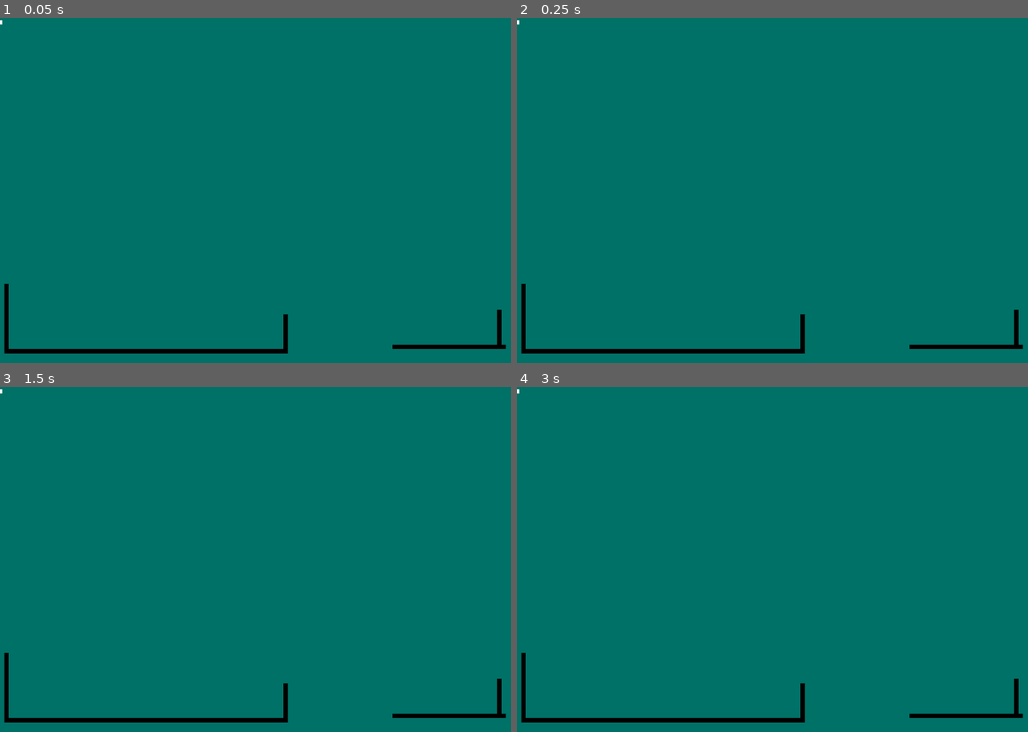
Above: before the commit, frames 1-4 (two rows, left to right).
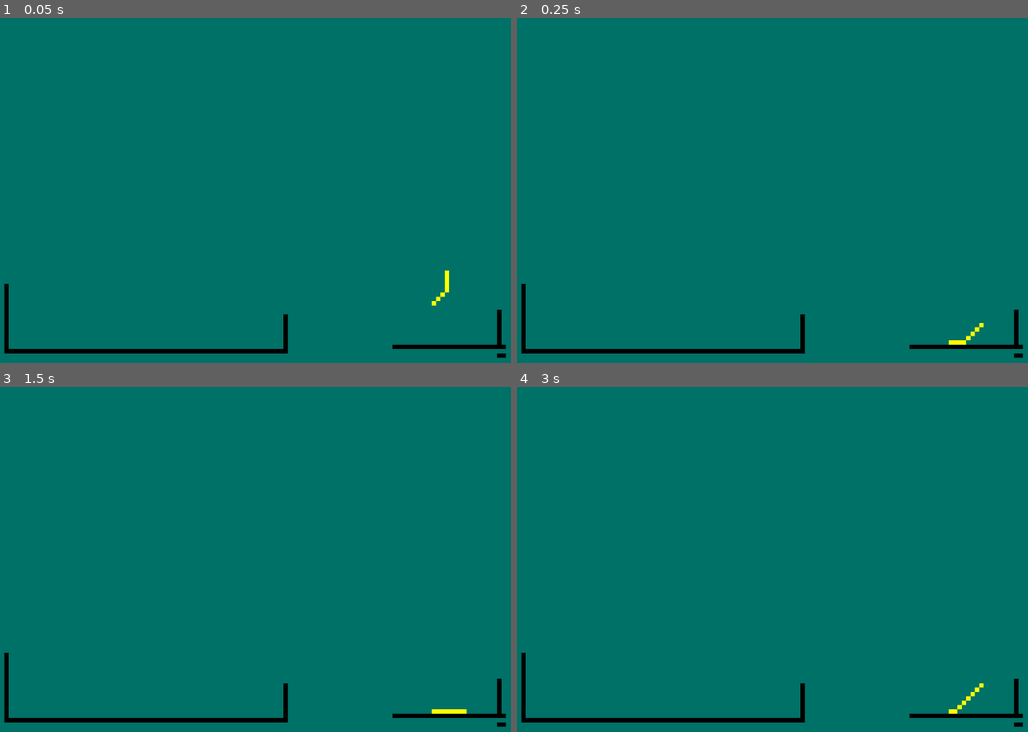
Above: after the commit, the same moments.

Repository: RaddCoder76/4.0SandSIm
Game: Godot game, scene res://Scenes/Main.tscn
Same seed, same stepped clock (60 frames per second), same inputs: the game is played once before the commit and once after it.
Inputs:
- Up to frame 1 (0.05 s): no input
- Up to frame 2 (0.25 s): no input
- Up to frame 3 (1.5 s): tap Q (q) at 0.6, 1.35 s; tap Enter at 1.25 s
- Up to frame 4 (3 s): tap R (Restart) at 2, 2.75 s; tap Q (q) at 2.1, 2.85 s

The runs differ from the first frame. In frame 1, 0.1% of the frame differs, in the area x 0-100%, y 0-99%; in frame 2, 0.1%; in frame 3, 0.1%; in frame 4, 0.1%.

Commit message:
Sand Falls

Diff:
--- a/Sand Sim/Global.gd
+++ b/Sand Sim/Global.gd
@@ -15,3 +15,9 @@
 		DEBUG_MODE = !DEBUG_MODE
 	if Input.is_action_just_pressed("Restart"):
 		get_tree().reload_current_scene()
+
+func _physics_process(delta):
+	#return
+	for p in particleList:
+		if p.CANMOVE:
+			p.CallFrame()
--- a/Sand Sim/Scenes/Main.tscn
+++ b/Sand Sim/Scenes/Main.tscn
@@ -584,12 +584,12 @@
 
 [node name="Particle64" parent="FLOOR" instance=ExtResource("1_6l82e")]
 modulate = Color(0, 0, 0, 1)
-position = Vector2(908, 604)
+position = Vector2(916, 620)
 CANMOVE = false
 
 [node name="Particle65" parent="FLOOR" instance=ExtResource("1_6l82e")]
 modulate = Color(0, 0, 0, 1)
-position = Vector2(916, 604)
+position = Vector2(924, 620)
 CANMOVE = false
 
 [node name="Particle66" parent="FLOOR" instance=ExtResource("1_6l82e")]
@@ -629,3 +629,24 @@
 
 [node name="Particle40" parent="." instance=ExtResource("1_6l82e")]
 position = Vector2(796, 500)
+
+[node name="Particle41" parent="." instance=ExtResource("1_6l82e")]
+position = Vector2(796, 492)
+
+[node name="Particle42" parent="." instance=ExtResource("1_6l82e")]
+position = Vector2(796, 484)
+
+[node name="Particle43" parent="." instance=ExtResource("1_6l82e")]
+position = Vector2(796, 476)
+
+[node name="Particle44" parent="." instance=ExtResource("1_6l82e")]
+position = Vector2(796, 468)
+
+[node name="Particle45" parent="." instance=ExtResource("1_6l82e")]
+position = Vector2(796, 460)
+
+[node name="Particle46" parent="." instance=ExtResource("1_6l82e")]
+position = Vector2(796, 452)
+
+[node name="Particle47" parent="." instance=ExtResource("1_6l82e")]
+position = Vector2(796, 444)
--- a/Sand Sim/Scenes/Particles/Particle.gd
+++ b/Sand Sim/Scenes/Particles/Particle.gd
@@ -1,82 +1,57 @@
 extends Area2D
 
-# 0 = false
 
-# !0 = true
+#CONSTANT VARS
+@export var CANMOVE = true
+
+
+var rnd = RandomNumberGenerator.new()
+@export var timeSinceLastMove = 0
+var hasMoved = true
 
 
 
-
-#CONSTANT VARS
-
-@export var CANMOVE = true
-
-@onready var ani = $AnimationPlayer
-var rnd = RandomNumberGenerator.new()
-var timeSinceLastMove = 0
-var hasMoved = true
+# position = Vector2(), exclude = [], collision_mask = 4294967295, collide_with_bodies/areas = false/true,
 
 
-var iMoved = false
-
-# position = Vector2(), exclude = [], collision_mask = 4294967295, collide_with_bodies/areas = false/true,
-var _point = PhysicsPointQueryParameters2D.new()
-
+#@@@@@@@@@@@@@@@@@@@@@@@@@@@@@@@@@@@@@@@@@@@@@@@@@@@@@@@@@@@@@@@@@@@@@@@@@@@@@@@@@@ INPUT DIRECTION LIST AND TYPE @@@@@@@@@@@@@@@@@@@@@@@@@@@@@@@@@@@@@@@@@@@@@@@@@@@@#
+@export  var particleType = "Sand"
 
 ######################################################################################################################################################################################################
 
 #Set Start Propetys
 func _ready():
 	#Set _point vars
-	Global.particleList.append(self)
-	_point.collide_with_areas = true
-	_point.collide_with_bodies = false
+	if CANMOVE:
+		Global.particleList.append(self)
+
 
 #Do this on exit
 func _exit_tree():
 	Global.particleList.erase(self)
 
 
-#@@@@@@@@@@@@@@@@@@@@@@@@@@@@@@@@@@@@@@@@@@@@@@@@@@@@@@@@@@@@@@@@@@@@@@@@@@@@@@@@@@ INPUT DIRECTION LIST AND TYPE @@@@@@@@@@@@@@@@@@@@@@@@@@@@@@@@@@@@@@@@@@@@@@@@@@@@#
-var directionList = []
-@export  var particleType = "Sand"
-func _init():
-	directionList = [Vector2(position.x, position.y + Global.SIZE),
-	Vector2(position.x + Global.SIZE, position.y + Global.SIZE),
-	Vector2(position.x - Global.SIZE, position.y + Global.SIZE)]
-	#print("X: " + str(global_position.x) + " : " + str(position.y) + str(Global.SIZE))
-	iMoved = true
-
 
 func _physics_process(delta):
+	return
 	if CANMOVE:
-		CallListFromGlobal()
+		CallFrame()
+
+func CallFrame():
+	DebugDisplay()
+	var posList = [Vector2(position.x, position.y + Global.SIZE), Vector2(position.x + Global.SIZE , position.y + Global.SIZE),
+	Vector2(position.x - Global.SIZE , position.y + Global.SIZE)]
+	var result = CheckPos(posList)
+	if result[0] == false:
+		print(result)
+		Move(result[1])
+
+func Move(_pos = Vector2()):
+	timeSinceLastMove = 0
+	position = _pos
 
 
 
-
-
-
-func CallListFromGlobal():
-	#print(directionList)
-	var tempPosition = FindNewPosition(directionList)
-	#print(str(directionList) + "\n\n\n : " + str(tempPosition))
-	if VerifyPosition(tempPosition):
-		Move(tempPosition)
-	else:
-		timeSinceLastMove += 1
-
-
-#returns the position they find
-func FindNewPosition(posToCheck = []):
-	for p in posToCheck:
-		var pos = CheckPos(p)[1]
-		#print(pos)
-		if !pos:
-
-			Global.positionSpotHolder.append([self, p])
-			return p# found new position that is not taken
-	return position#found no spots
 
 
 func VerifyPosition(_pos):
@@ -85,9 +60,6 @@
 			return false
 	return true
 
-func Move(_pos = Vector2()):
-	timeSinceLastMove = 0
-	position = _pos
 
 
 
@@ -99,15 +71,22 @@
 
 #COMPLETE
 #return [[true, particleType] if hit, [false] if no hit
-func CheckPos(_pos = Vector2(), _exclude = [self]):
-	_point.position = _pos
-	_point.exclude = _exclude
+func CheckPos(_listOfPos = [Vector2()], _exclude = [self]):
+	var lastThingIHit = null
+	for _pos in _listOfPos:
+		var _point = PhysicsPointQueryParameters2D.new()
+		_point.collide_with_areas = true
+		_point.collide_with_bodies = false
+		_point.exclude = _exclude
+		_point.set("position", _pos)
 
-	var result = get_world_2d().direct_space_state.intersect_point(_point, 32)
-	if result.size() > 0:
-		#dont move
-		return [result[0].collider , true]
-	return [null , false]
+
+		var result = get_world_2d().direct_space_state.intersect_point(_point, 32)
+		if result.size() == 0: #did not detect them
+			return [false, _pos]
+		else:# Hit something
+			lastThingIHit = result[0].collider
+	return [true, lastThingIHit]
 
 
 
@@ -117,11 +96,11 @@
 
 func DebugDisplay():
 	#print(CheckPos(position))
-	if CheckPos(position):
+	if CheckPos(position)[1]:
 		modulate = Color.BLACK
 	elif timeSinceLastMove >= Global.MOVEBUFFER:
 		modulate = Color.RED
-	else:
+	elif !CheckPos(position)[1]:
 		modulate = Color.YELLOW
 		#modulate.h = rnd.randi_range(0, 66)
 		#modulate.s = 100
